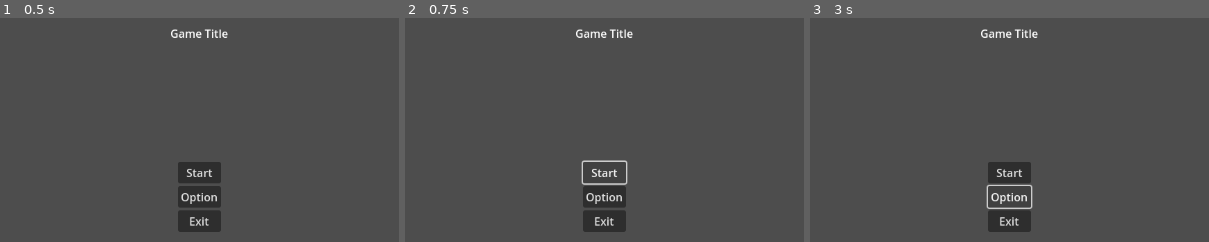
Above: before the commit, frames 1-3 (left to right).
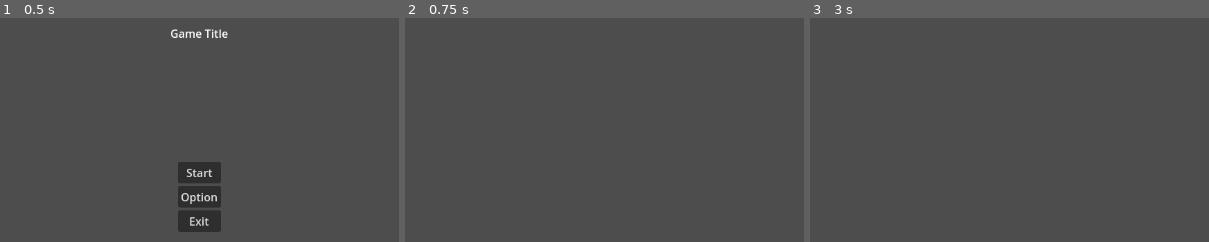
Above: after the commit, the same moments.

Repository: FrancisTR/Godot-Purified
Game: Godot game, scene res://MainMenu.tscn
Same seed, same stepped clock (60 frames per second), same inputs: the game is played once before the commit and once after it.
Inputs (mouse positions are % of the whole screen's width and height, from its top left):
- Up to frame 1 (0.5 s): no input
- Up to frame 2 (0.75 s): click "Start" at 0.5 s
- Up to frame 3 (3 s): click (50, 45) at 1.25 s, where only the run before the commit has a clickable "Start"; click (50, 45) at 2 s, where only the run before the commit has a clickable "Start"; click (50, 50) at 2.75 s, where only the run before the commit has a clickable "Option"
The pictures show only the part of the screen within x 25-75%, y 10-60%; the shares and areas given below are measured in that part.

Frame 1 is identical in both runs. In frame 2, 2.6% of the frame differs, in the area x 42-58%, y 4-96%; in frame 3, 2.7%.

Commit message:
Start button works + cleaner code.

Diff:
--- a/GodotGame/MainMenu.gd
+++ b/GodotGame/MainMenu.gd
@@ -13,4 +13,7 @@
 
 func _on_exit_button_pressed():
 	get_tree().quit()
-	pass # Replace with function body.
+
+
+func _on_start_button_pressed():
+	get_tree().change_scene_to_file("res://World.tscn") # currently empty
--- a/GodotGame/MainMenu.tscn
+++ b/GodotGame/MainMenu.tscn
@@ -37,7 +37,7 @@
 layout_mode = 2
 text = "Exit"
 
-[node name="Label" type="Label" parent="."]
+[node name="TitleLabel" type="Label" parent="."]
 layout_mode = 1
 anchors_preset = 5
 anchor_left = 0.5
@@ -49,4 +49,5 @@
 text = "Game Title"
 vertical_alignment = 1
 
+[connection signal="pressed" from="VBoxContainer/StartButton" to="." method="_on_start_button_pressed"]
 [connection signal="pressed" from="VBoxContainer/ExitButton" to="." method="_on_exit_button_pressed"]
